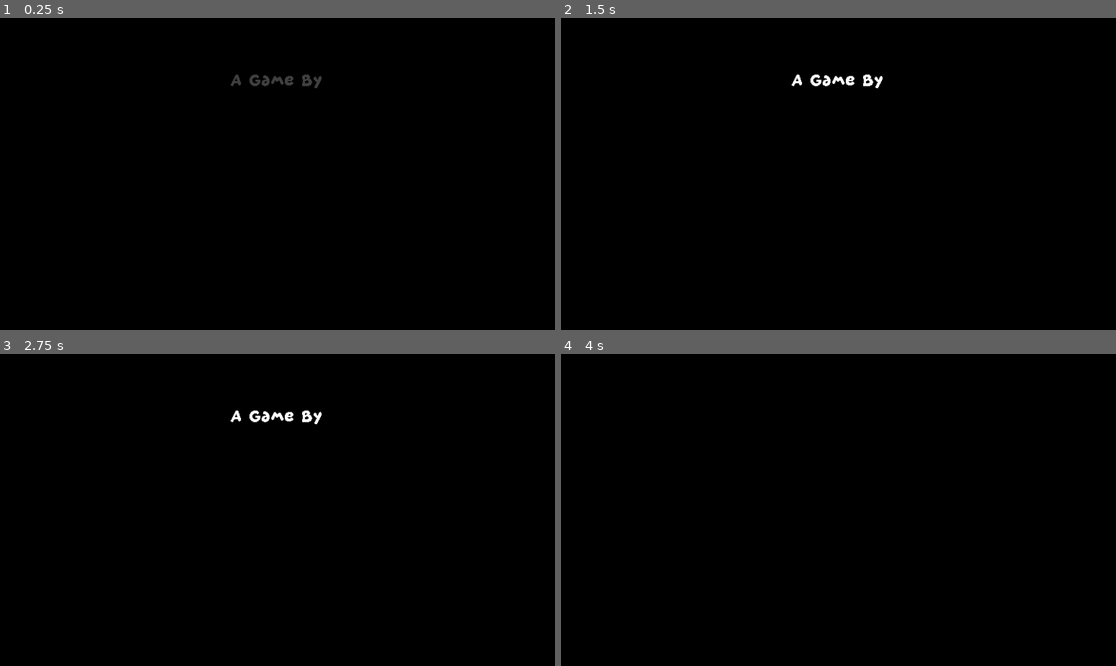
Above: before the commit, frames 1-4 (two rows, left to right).
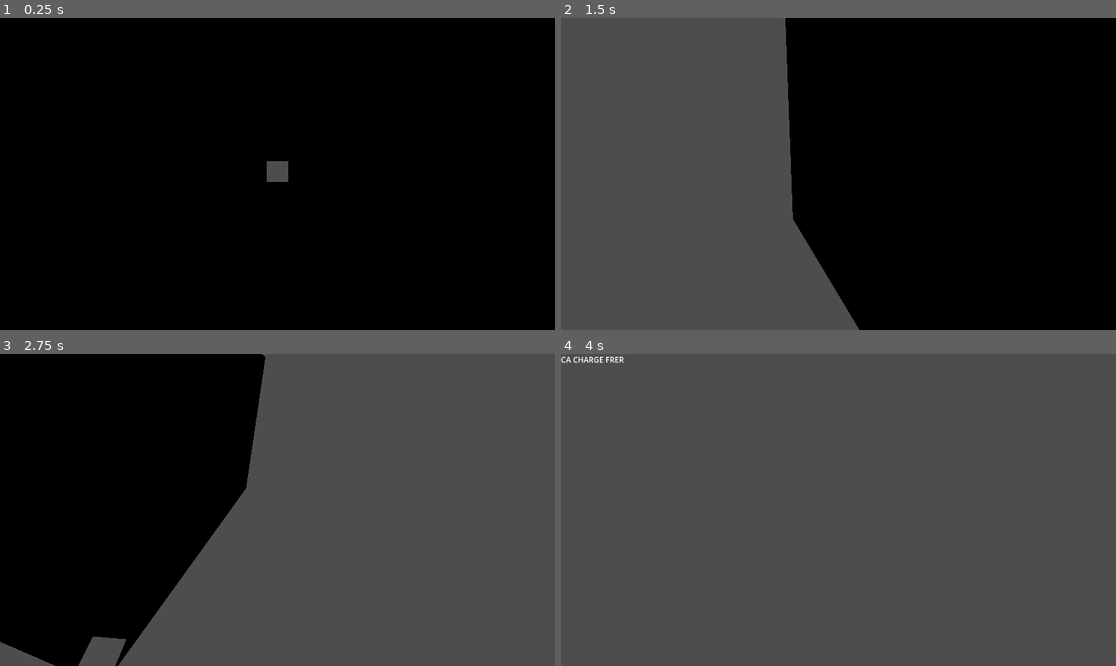
Above: after the commit, the same moments.

Repository: Bigaston/LDJam55
Game: Godot game, scene res://scenes/game/level.tscn
Two runs of this game, one before a commit and one after it. Both use one fixed random seed, a clock stepped at 60 frames per second and the inputs below. Before the commit the project starts from res://scenes/other/boot_screen.tscn.
Inputs (mouse positions are in pixels of both pictures, inside the frame that each line leads up to):
- Up to frame 1 (0.25 s): no input
- Up to frame 2 (1.5 s): move the mouse to (960, 158) at 0.52 s; hold D (move_right, bound only after the commit) 0.53-1.28 s; move the mouse to (727, 189) at 1.27 s; hold S (move_backward, bound only after the commit) from 1.28 s (still down)
- Up to frame 3 (2.75 s): move the mouse to (333, 441) at 2.02 s; release S (move_backward, bound only after the commit) at 2.03 s; hold D (move_right, bound only after the commit) from 2.03 s (still down)
- Up to frame 4 (4 s): move the mouse to (810, 572) at 2.77 s; release D (move_right, bound only after the commit) at 2.78 s; hold W (move_forward, bound only after the commit) 2.78-3.53 s; move the mouse to (1005, 556) at 3.52 s; hold A (move_left, bound only after the commit) from 3.53 s (still down)

The runs differ from the first frame. In frame 1, 0.5% of the frame differs, in the area x 41-58%, y 18-53%; in frame 2, 44%; in frame 3, 62%; in frame 4, 100%, in the area x 0-100%, y 0-100%.

Commit message:
Couloir infinit

Diff:
--- /dev/null
+++ b/objects/Player.gd
@@ -0,0 +1,40 @@
+extends CharacterBody3D
+
+@export var speed: float = 5.0
+
+@export_category("Sensitivity")
+@export var vertical_sensitivity = 0.01
+@export var horizontal_sensitivity = 0.01
+
+var gravity = ProjectSettings.get_setting("physics/3d/default_gravity")
+
+@onready var neck := $Neck
+@onready var camera := $Neck/Camera3D
+
+func _ready():
+	Input.mouse_mode = Input.MOUSE_MODE_CAPTURED
+
+func _unhandled_input(event: InputEvent):
+	if Input.mouse_mode == Input.MOUSE_MODE_CAPTURED:
+		if event is InputEventMouseMotion:
+			neck.rotate_y(-event.relative.x * horizontal_sensitivity)
+			camera.rotate_x(-event.relative.y * vertical_sensitivity)
+			camera.rotation.x = clamp(camera.rotation.x, deg_to_rad(-90), deg_to_rad(90))
+
+func _physics_process(delta):
+	if not is_on_floor():
+		velocity.y -= gravity * delta
+
+	var input_dir = Input.get_vector("move_left", "move_right", "move_forward", "move_backward")
+	var direction = (neck.transform.basis * Vector3(input_dir.x, 0, input_dir.y)).normalized()
+	if direction:
+		velocity.x = direction.x
+		velocity.z = direction.z
+	else:
+		velocity.x = 0.0
+		velocity.z = 0.0
+
+	velocity = velocity.normalized()
+	velocity *= speed
+
+	move_and_slide()
--- /dev/null
+++ b/objects/Player.tscn
@@ -0,0 +1,22 @@
+[gd_scene load_steps=3 format=3 uid="uid://ge5vudlmrbfh"]
+
+[ext_resource type="Script" path="res://objects/Player.gd" id="1_ck6yg"]
+
+[sub_resource type="CapsuleShape3D" id="CapsuleShape3D_bd5pr"]
+
+[node name="Player" type="CharacterBody3D"]
+script = ExtResource("1_ck6yg")
+speed = 2.0
+vertical_sensitivity = 0.005
+horizontal_sensitivity = 0.005
+
+[node name="CollisionShape3D" type="CollisionShape3D" parent="."]
+shape = SubResource("CapsuleShape3D_bd5pr")
+
+[node name="Neck" type="Node3D" parent="."]
+
+[node name="Camera3D" type="Camera3D" parent="Neck"]
+transform = Transform3D(1, 0, 0, 0, 1, 0, 0, 0, 1, 0, 0.5, 0)
+
+[node name="AudioListener3D" type="AudioListener3D" parent="Neck/Camera3D"]
+current = true
--- /dev/null
+++ b/objects/terrain.tscn
@@ -0,0 +1,55 @@
+[gd_scene load_steps=7 format=3 uid="uid://dig1yvww3j8q6"]
+
+[sub_resource type="PlaneMesh" id="PlaneMesh_jjsdw"]
+size = Vector2(4, 20)
+
+[sub_resource type="BoxShape3D" id="BoxShape3D_rf6yl"]
+size = Vector3(4, 1, 20)
+
+[sub_resource type="QuadMesh" id="QuadMesh_shiqx"]
+size = Vector2(20, 4)
+
+[sub_resource type="BoxShape3D" id="BoxShape3D_svn5j"]
+size = Vector3(20, 4, 1)
+
+[sub_resource type="QuadMesh" id="QuadMesh_sdrxf"]
+size = Vector2(20, 4)
+
+[sub_resource type="PlaneMesh" id="PlaneMesh_tolos"]
+size = Vector2(4, 20)
+
+[node name="Terrain" type="Node3D"]
+
+[node name="Ground" type="MeshInstance3D" parent="."]
+mesh = SubResource("PlaneMesh_jjsdw")
+
+[node name="GroundCollision" type="StaticBody3D" parent="Ground"]
+
+[node name="CollisionShape3D" type="CollisionShape3D" parent="Ground/GroundCollision"]
+transform = Transform3D(1, 0, 0, 0, 1, 0, 0, 0, 1, 0, -0.5, 0)
+shape = SubResource("BoxShape3D_rf6yl")
+
+[node name="WallLeft" type="MeshInstance3D" parent="."]
+transform = Transform3D(-4.37114e-08, 0, 1, 0, 1, 0, -1, 0, -4.37114e-08, -2, 2, 0)
+mesh = SubResource("QuadMesh_shiqx")
+
+[node name="StaticBody3D" type="StaticBody3D" parent="WallLeft"]
+
+[node name="CollisionShape3D" type="CollisionShape3D" parent="WallLeft/StaticBody3D"]
+transform = Transform3D(1, 0, 0, 0, 1, 0, 0, 0, 1, 0, 0, -0.5)
+shape = SubResource("BoxShape3D_svn5j")
+
+[node name="WallRight" type="MeshInstance3D" parent="."]
+transform = Transform3D(-4.37114e-08, 0, -1, 0, 1, 0, 1, 0, -4.37114e-08, 2, 2, 0)
+mesh = SubResource("QuadMesh_sdrxf")
+skeleton = NodePath("../WallLeft")
+
+[node name="StaticBody3D" type="StaticBody3D" parent="WallRight"]
+
+[node name="CollisionShape3D" type="CollisionShape3D" parent="WallRight/StaticBody3D"]
+transform = Transform3D(1, 0, 0, 0, 1, 0, 0, 0, 1, 0, 0, -0.5)
+shape = SubResource("BoxShape3D_svn5j")
+
+[node name="Ceil" type="MeshInstance3D" parent="."]
+transform = Transform3D(1, 0, 0, 0, -1, 8.74228e-08, 0, -8.74228e-08, -1, 0, 4, 0)
+mesh = SubResource("PlaneMesh_tolos")
--- a/project.godot
+++ b/project.godot
@@ -12,7 +12,7 @@
 
 config/name="LDJam55"
 config/tags=PackedStringArray("gamejam")
-run/main_scene="res://scenes/other/boot_screen.tscn"
+run/main_scene="res://scenes/game/level.tscn"
 config/features=PackedStringArray("4.2", "Mobile")
 config/icon="res://icon.svg"
 
@@ -29,6 +29,29 @@
 "res://scripts/": "green"
 }
 
+[input]
+
+move_forward={
+"deadzone": 0.5,
+"events": [Object(InputEventKey,"resource_local_to_scene":false,"resource_name":"","device":-1,"window_id":0,"alt_pressed":false,"shift_pressed":false,"ctrl_pressed":false,"meta_pressed":false,"pressed":false,"keycode":0,"physical_keycode":87,"key_label":0,"unicode":122,"echo":false,"script":null)
+]
+}
+move_backward={
+"deadzone": 0.5,
+"events": [Object(InputEventKey,"resource_local_to_scene":false,"resource_name":"","device":-1,"window_id":0,"alt_pressed":false,"shift_pressed":false,"ctrl_pressed":false,"meta_pressed":false,"pressed":false,"keycode":0,"physical_keycode":83,"key_label":0,"unicode":115,"echo":false,"script":null)
+]
+}
+move_left={
+"deadzone": 0.5,
+"events": [Object(InputEventKey,"resource_local_to_scene":false,"resource_name":"","device":-1,"window_id":0,"alt_pressed":false,"shift_pressed":false,"ctrl_pressed":false,"meta_pressed":false,"pressed":false,"keycode":0,"physical_keycode":65,"key_label":0,"unicode":113,"echo":false,"script":null)
+]
+}
+move_right={
+"deadzone": 0.5,
+"events": [Object(InputEventKey,"resource_local_to_scene":false,"resource_name":"","device":-1,"window_id":0,"alt_pressed":false,"shift_pressed":false,"ctrl_pressed":false,"meta_pressed":false,"pressed":false,"keycode":0,"physical_keycode":68,"key_label":0,"unicode":100,"echo":false,"script":null)
+]
+}
+
 [rendering]
 
 renderer/rendering_method="mobile"
--- /dev/null
+++ b/scenes/game/level.gd
@@ -0,0 +1 @@
+extends Node3D
--- /dev/null
+++ b/scenes/game/level.tscn
@@ -0,0 +1,17 @@
+[gd_scene load_steps=5 format=3 uid="uid://c68seuu055u1q"]
+
+[ext_resource type="Script" path="res://scenes/game/level.gd" id="1_81kyg"]
+[ext_resource type="PackedScene" uid="uid://dig1yvww3j8q6" path="res://objects/terrain.tscn" id="1_p3bju"]
+[ext_resource type="PackedScene" uid="uid://ge5vudlmrbfh" path="res://objects/Player.tscn" id="1_p5c63"]
+[ext_resource type="Script" path="res://scripts/scenes/TerrainContainer.gd" id="3_jbmto"]
+
+[node name="Level" type="Node3D"]
+script = ExtResource("1_81kyg")
+
+[node name="Player" parent="." instance=ExtResource("1_p5c63")]
+transform = Transform3D(1, 0, 0, 0, 1, 0, 0, 0, 1, 0, 1.23599, -1)
+
+[node name="TerrainContainer" type="Node3D" parent="." node_paths=PackedStringArray("player")]
+script = ExtResource("3_jbmto")
+terrain_scene = ExtResource("1_p3bju")
+player = NodePath("../Player")
--- /dev/null
+++ b/scripts/scenes/TerrainContainer.gd
@@ -0,0 +1,30 @@
+extends Node3D
+
+@export var terrain_scene: PackedScene
+@export var player: CharacterBody3D
+
+var terrain_array: Array[Node3D]
+
+func spawn_couloir(nb_to_spawn: int):
+	for i in range(nb_to_spawn):
+		var terrain = terrain_scene.instantiate() as Node3D
+
+		var pos_z = -10 if (terrain_array.size() == 0) else (terrain_array[terrain_array.size() - 1].position.z - 20)
+
+		terrain.position.z = pos_z
+
+		add_child(terrain)
+		terrain_array.push_back(terrain)
+
+func dispawn_couloir(nb_to_dispawn: int):
+	for i in range(nb_to_dispawn):
+		var node = terrain_array.pop_front()
+		node.queue_free()
+
+func _ready():
+	spawn_couloir(2)
+
+func _process(delta: float) -> void:
+	if player.position.z <= terrain_array[terrain_array.size()-1].position.z + 5:
+		spawn_couloir(1)
+		dispawn_couloir(1)
